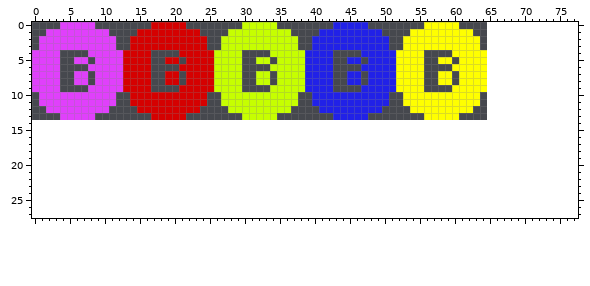
Sprite sheet -- Break In/images/bonus.png. The first picture shows the starting point.
The file is 65x14 pixels. The old version is drawn lined up with the new one, on the new canvas.
After the commit:
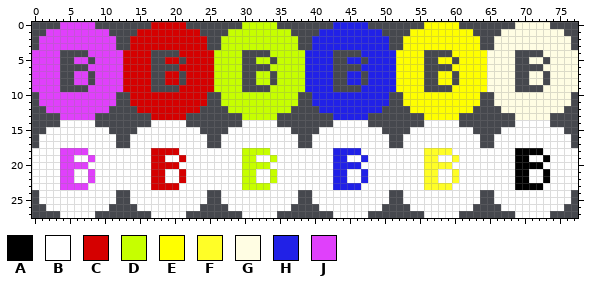
Palette (. is transparent): A #000000  B #ffffff  C #d50000  D #c6ff00  E #ffff00  F #fffe27  G #fffde3  H #2121e7  J #e040fb
Changes in this commit:
canvas 65x14 -> 78x28
y 0: x 69..73 ..... -> GGGGG
y 1: x 67..75 ......... -> GGGGGGGGG
y 2..3: x 66..76 ........... -> GGGGGGGGGGG
y 4: x 65..68 .... -> GGGG; x 73..77 ..... -> GGGGG
y 5: x 65..68 .... -> GGGG; x 71..72 .. -> GG; x 74..77 .... -> GGGG
y 6: x 65..68 .... -> GGGG; x 73..77 ..... -> GGGGG
y 7..8: x 65..68 .... -> GGGG; x 71..72 .. -> GG; x 74..77 .... -> GGGG
y 9: x 65..68 .... -> GGGG; x 73..77 ..... -> GGGGG
y 10..11: x 66..76 ........... -> GGGGGGGGGGG
y 12: x 67..75 ......... -> GGGGGGGGG
y 13: x 69..73 ..... -> GGGGG
y 14: x 4..8 ..... -> BBBBB; x 17..21 ..... -> BBBBB; x 30..34 ..... -> BBBBB; x 43..47 ..... -> BBBBB; x 56..60 ..... -> BBBBB; x 69..73 ..... -> BBBBB
y 15: x 2..10 ......... -> BBBBBBBBB; x 15..23 ......... -> BBBBBBBBB; x 28..36 ......... -> BBBBBBBBB; x 41..49 ......... -> BBBBBBBBB; x 54..62 ......... -> BBBBBBBBB; x 67..75 ......... -> BBBBBBBBB
y 16..17: x 1..11 ........... -> BBBBBBBBBBB; x 14..24 ........... -> BBBBBBBBBBB; x 27..37 ........... -> BBBBBBBBBBB; x 40..50 ........... -> BBBBBBBBBBB; x 53..63 ........... -> BBBBBBBBBBB; x 66..76 ........... -> BBBBBBBBBBB
y 18: x 0..77 .............................................................................. -> BBBBJJJJBBBBBBBBBCCCCBBBBBBBBBDDDDBBBBBBBBBHHHHBBBBBBBBBFFFFBBBBBBBBBAAAABBBBB
y 19: x 0..77 .............................................................................. -> BBBBJJBBJBBBBBBBBCCBBCBBBBBBBBDDBBDBBBBBBBBHHBBHBBBBBBBBFFBBFBBBBBBBBAABBABBBB
y 20: x 0..77 .............................................................................. -> BBBBJJJJBBBBBBBBBCCCCBBBBBBBBBDDDDBBBBBBBBBHHHHBBBBBBBBBFFFFBBBBBBBBBAAAABBBBB
y 21..22: x 0..77 .............................................................................. -> BBBBJJBBJBBBBBBBBCCBBCBBBBBBBBDDBBDBBBBBBBBHHBBHBBBBBBBBFFBBFBBBBBBBBAABBABBBB
y 23: x 0..77 .............................................................................. -> BBBBJJJJBBBBBBBBBCCCCBBBBBBBBBDDDDBBBBBBBBBHHHHBBBBBBBBBFFFFBBBBBBBBBAAAABBBBB
y 24..25: x 1..11 ........... -> BBBBBBBBBBB; x 14..24 ........... -> BBBBBBBBBBB; x 27..37 ........... -> BBBBBBBBBBB; x 40..50 ........... -> BBBBBBBBBBB; x 53..63 ........... -> BBBBBBBBBBB; x 66..76 ........... -> BBBBBBBBBBB
y 26: x 2..10 ......... -> BBBBBBBBB; x 15..23 ......... -> BBBBBBBBB; x 28..36 ......... -> BBBBBBBBB; x 41..49 ......... -> BBBBBBBBB; x 54..62 ......... -> BBBBBBBBB; x 67..75 ......... -> BBBBBBBBB
y 27: x 4..8 ..... -> BBBBB; x 17..21 ..... -> BBBBB; x 30..34 ..... -> BBBBB; x 43..47 ..... -> BBBBB; x 56..60 ..... -> BBBBB; x 69..73 ..... -> BBBBB
Pixel boxes of the changes (left, top, right, bottom) in both pictures:
added: (32, 22, 578, 218)
